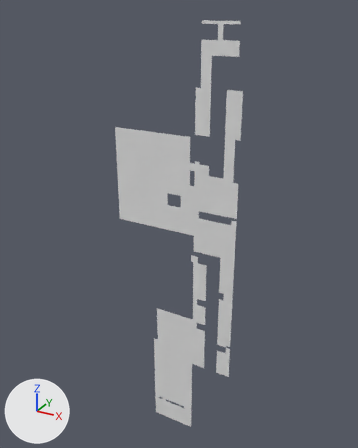
Renders of the OBJ model Assets/Tiled2Unity/Meshes/J2Right_v4.obj from each side of a commit.
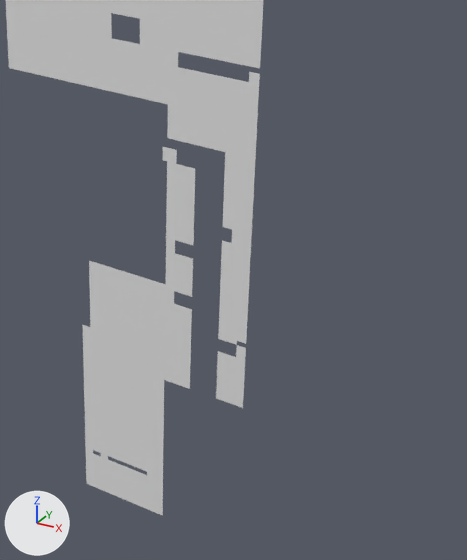
Old and new are each drawn whole from a 50 mm camera at (3965.0, -10321.0, 152.0) aimed at (-1894.0, 332.0, -5175.0) and again close up on the part from 32% to 93% of the width and 42% to 100% of the height. The axes (+X, +Y, +Z) are drawn at lower left. The lights are the same throughout. Where no turn or scale is listed for an object, it has been applied to the vertices.

Objects in the first close-up: 'J2Right_v4'.
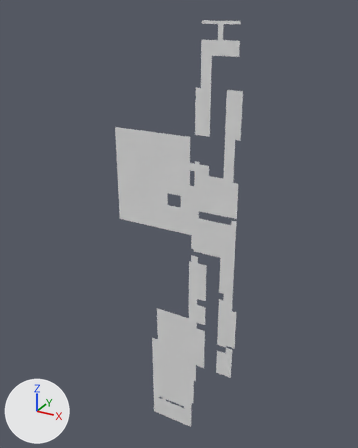
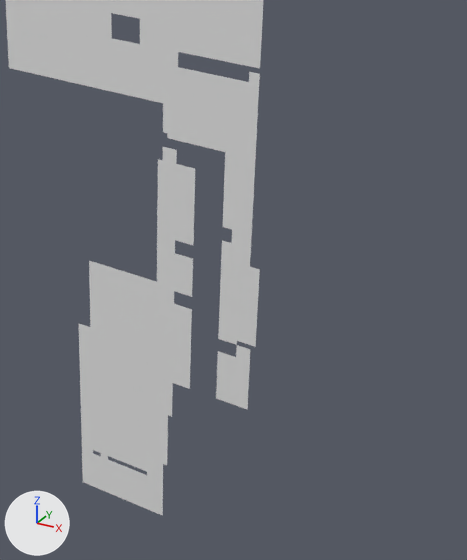
Location of each change, [x1, y1, x2, y2] in pixels of the close-ups (467 x 560 px):
part 1 of me_j2right_v4, added: after [79, 104, 260, 483]

What changed in the scene script:
```text
Change me_j2right_v4:
    used by ob_j2right_v4; location = (0.0, 0.0, 0.0)
    remove me_j2right_v4.from_pydata(...)  # 4613 vertices, 4167 faces; spans x -3584.0..-128.0, y 0.0, z -11776.0..-128.0
    add me_j2right_v4.from_pydata(...)  # 4806 vertices, 4357 faces; spans x -3584.0..0.0, y 0.0, z -11776.0..-128.0
    me_j2right_v4 part 1
    80 new vertices lie (-64.0, 0.0, 0.0) away from vertices in x -2560.0..-1280.0, y 0.0, z -11776.0..-5312.0
    58 new vertices lie (64.0, 0.0, 0.0) away from vertices in x -1280.0..-128.0, y 0.0, z -10816.0..-7168.0
    28 new vertices lie (64.0, 0.0, 0.0) away from vertices in x -1216.0..-64.0, y 0.0, z -9920.0..-7168.0
    27 new vertices lie (-64.0, 0.0, 0.0) away from vertices in x -1344.0, y 0.0, z -7744.0..-6080.0
    190 new faces join them
```
